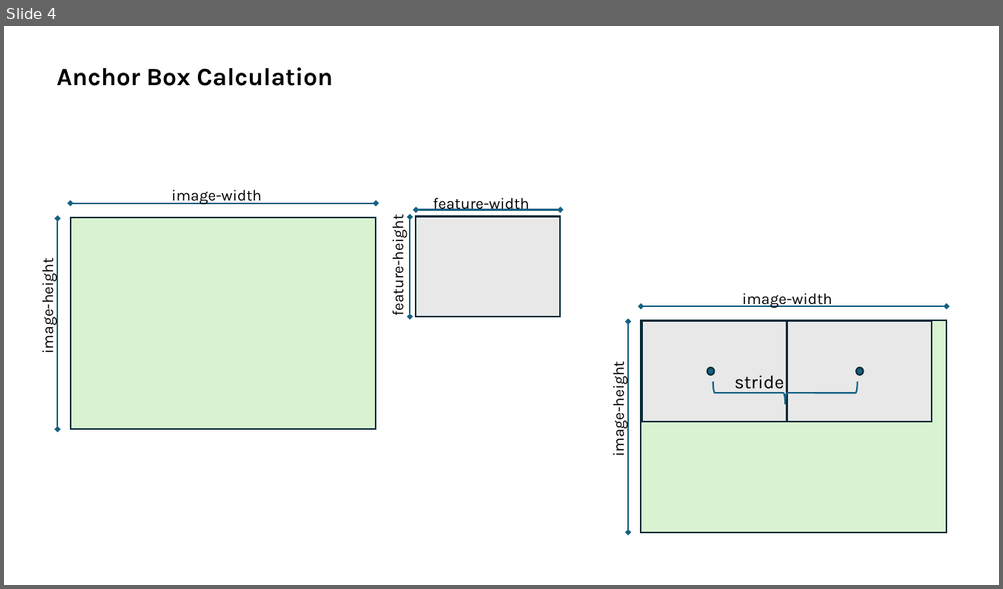
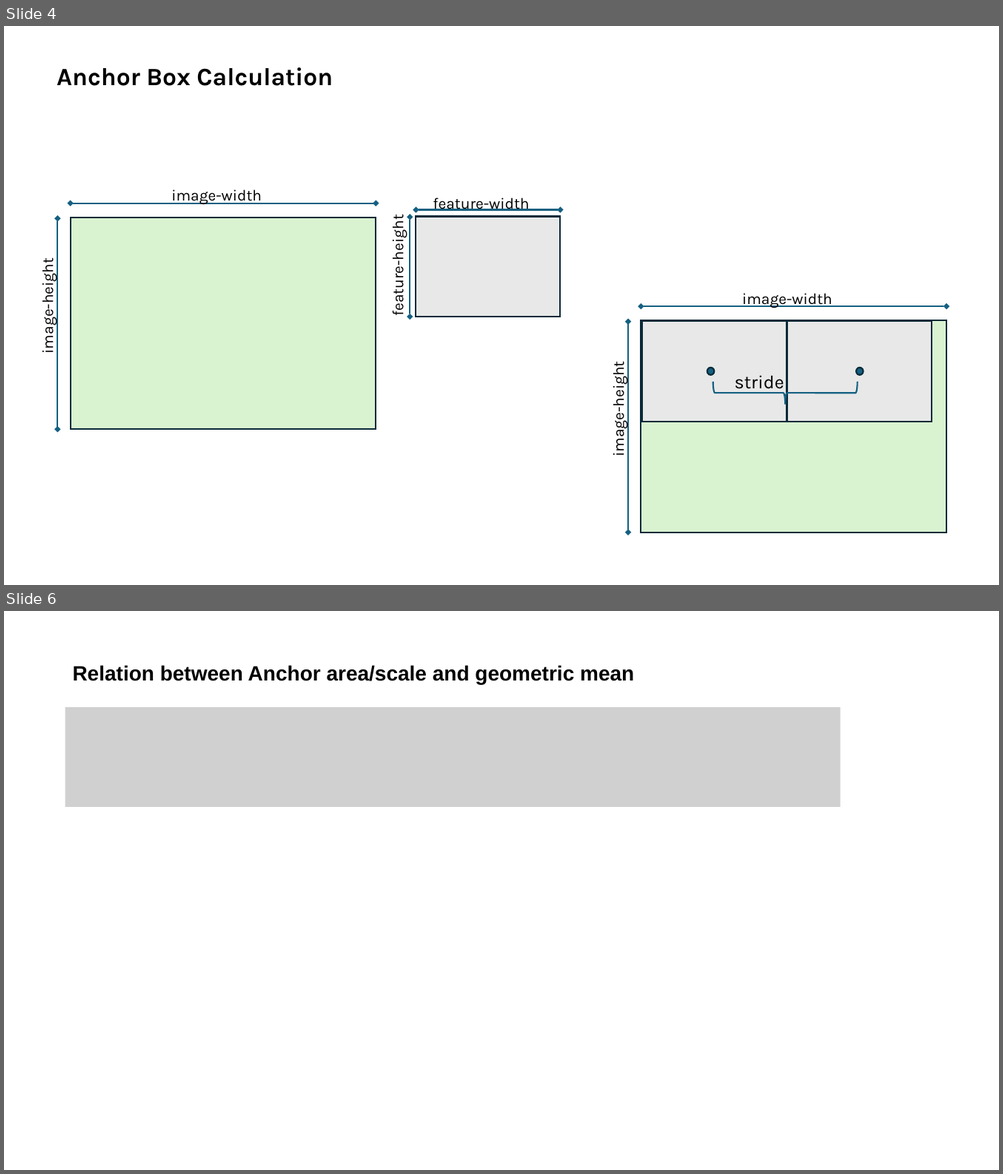
Before and after one commit to s-reaungamornrat/video_processing, a slide deck: mask_rcnn/doc/networks.pptx. Shown one above the other, each under a label of ours: slide 4 before the commit, slides 4 and 6 after it; the slides between them are not shown. The pictures are 1003x589 and 1003x1174 pixels, drawn with LibreOffice and Linux fonts; fonts in the diff are those of the drawing; grey boxes stand for pictures. Boxes give left, top, right and bottom in pixels: in the first picture for what was removed or moved away, otherwise in the second. Text is boxed around its words. In the diff, an @@ line names an element or a change of style, - is before the commit and + after.

```diff
--- a/mask_rcnn/doc/networks.pptx
+++ b/mask_rcnn/doc/networks.pptx
@@ slide 6 added at <box>4,611,999,1170</box>, background #FFFFFF @@
@@ text added at <box>73,665,634,684</box>, 20 pt, text #000000, bold @@
+Relation between Anchor area/scale and geometric mean
@@ picture added at <box>65,707,840,807</box> @@
```
Also in this commit, not shown: 1 slide changed, 4 other slides added, 12 other files.
